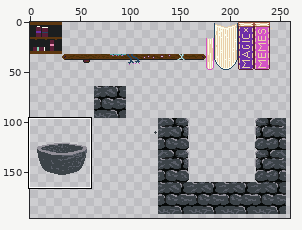
Pixel-art file -- assets/Platforms.aseprite. Above: a wide view before the commit, with the close-up outlined.
Close-up. Old version:
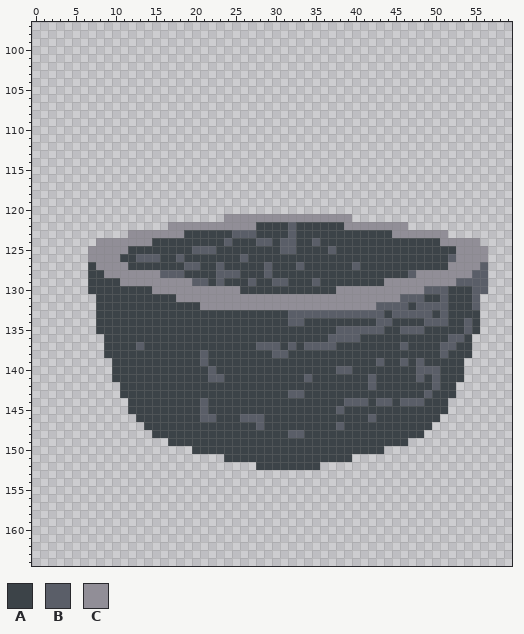
320x320 pixels, 1 frame. Shown: x 0..59, y 97..164. The wide view leaves out empty margins.
Visible layers, top first: "Layer 1", "Tilemap 2".
Palette (. is transparent): A #3c4348  B #5a5e68  C #918e97
Pixels before (only the part around the change), first column x 0:
 97 ............................................................
 98 ............................................................
 99 ............................................................
100 ............................................................
101 ............................................................
102 ............................................................
103 ............................................................
104 ............................................................
105 ............................................................
106 ............................................................
107 ............................................................
108 ............................................................
109 ............................................................
110 ............................................................
111 ............................................................
112 ............................................................
113 ............................................................
114 ............................................................
115 ............................................................
116 ............................................................
117 ............................................................
118 ............................................................
119 ............................................................
120 ............................................................
121 ........................CCCCCCCCCCCCCCCC....................
122 .................CCCCCCCCCCCAAAABAAAAAACCCCCCCC.............
123 ............CCCCCCCAAAAAABBBAAAABAAAAAAAAAAAACCCCCCC........
124 ........CCCCCCCAAAAAAAAABAAABBABBAABAAAAAAAAAAAAAAACCCCC....
125 .......CCCCCAAAAAAAABBBAAAAAAAABBAAAABAAAAAAAAAAAAAAACCCC...
126 .......CCCCAABBBAABAAAAAAABAAAAAAAAAAAAAAAAAAAAAAAAABCCCC...
127 .......ACCCCAAAAAAABBAABAAAAABAAABAAAAAABAAAAAAAAAAACCCCB...
128 .......AACCCCCCCBBBAAAABBBAAABAAAAAAAAAAAAAAAAABCCCCCCCBB...
129 .......AAAACCCCCCCCCBBABAAABAABBAAABAAAAAAAACCCCCCCCCBBBB...
130 .......AAAAAAAACCCCCCCCCCCAAAAAAAAAAAACCCCCCCCCCCBBBAAABB...
131 ........AAAAAAAAAACCCCCCCCCCCCCCCCCCCCCCCCCCCCBBBAABAAAB....
132 ........AAAAAAAAAAAAACCCCCCCCCCCCCCCCCCCCCCBBBBABBBBAAAB....
133 ........AAAAAAAAAAAAAAAAAAAAAAAABBBBBBBBBBBBABBBBBABAAAA....
134 ........AAAAAAAAAAAAAAAAAAAAAAAABBAAAAAAAAABBAAAABBBAABA....
135 ........AAAAAAAAAAAAAAAAAAAAAAAAAAAAAABBBBBBAABBBAAAAABA....
136 .........AAAAAAAAAAAAAAAAAAAAAAAAAAAABBBBAAAAAAAAAAABBA.....
137 .........AAAABAAAAAAAAAAAAAABBBABABBBBAAAAAAAABAAAABBAA.....
138 .........AAAAAAAAAAAABAAAAAAAABBAAAAAAAAAAAAAAAAAAABAAA.....
139 ..........AAAAAAAAAAABAAAAAAAAAAAAAAAAAAAAABAABABAAAAA......
140 ..........AAAAAAAAAAAABAAAAAAAAAAAAAAABBAAAAAAAABBBAAA......
141 ..........AAAAAAAAAAAABBAAAAAAAAAABAAAAAAABAAAAABABAAA......
142 ...........AAAAAAAAAAAAAAAAAAAAAAAAAAAAAAABAAAAAAABAA.......
143 ...........AAAAAAAAAAAAAAAAAAAAABBAAAAAAAAAAAAAAABAAA.......
144 ............AAAAAAAAABAAAAAAAAAAAAAAAAABBBABBABBBAAA........
145 ............AAAAAAAAABAAAAAAAAAAAAAAAABAAAAAAAAAAAAA........
146 .............AAAAAAAABBAAABBBAAAAAAAAAAAAABAAAAAAAA.........
147 ..............AAAAAAAAAAAAAABAAAAAAAAABAAAAAAAAAAA..........
148 ...............AAAAAAAAAAAAAAAAABBAAAAAAAAAAAAAAA...........
149 .................AAAAAAAAAAAAAAAAAAAAAAAAAAAAAA.............
150 ....................AAAAAAAAAAAAAAAAAAAAAAAA................
151 ........................AAAAAAAAAAAAAAAA....................
152 ............................AAAAAAAA........................
153 ............................................................
154 ............................................................
155 ............................................................
156 ............................................................
157 ............................................................
158 ............................................................
159 ............................................................
160 ............................................................
161 ............................................................
162 ............................................................
163 ............................................................
164 ............................................................
Now the later version:
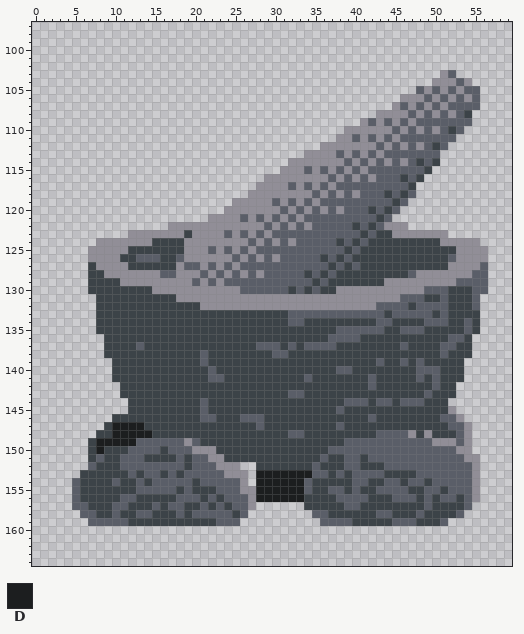
Colours new in this view: D #1c1e1f
Commit: Mortar and pestle
The exact change:
layer "Layer 2" added
Changed rows in their new state; - is an unchanged pixel.
Layer "Layer 2":
first column x 18:
103 ---------------------------------CB---
104 --------------------------------CCCBC-
105 ------------------------------BCBCBCBB
106 ----------------------------CCCBCBCBCB
107 ---------------------------CBCBCBCBBBB
108 -------------------------CCCCBCBCBCBA-
109 -----------------------CBCBCBCBBBBBBB-
110 ---------------------CCCCCCBCBCBCBAB--
111 --------------------CCBCBCBCBBBBBBB---
112 ------------------CCCCCCCBCBCBCBAB----
113 ----------------CCCCBCBCBCBBBBBBB-----
114 --------------CCCCCCCBCBCBCBCBABA-----
115 -------------CCCBCBCBCBCBBBBBBBA------
116 -----------CCCCCCCCBCBCBCBBBABA-------
117 ----------CCCCBCBCBCBBBBBBBBBA--------
118 ---------CCCCCCCCBCBCBCBBBABAB--------
119 -------CCCCCBCBCBCBBBBBBBBBAB---------
120 ------CCCCCCCBCBCBCBCBBBABAB----------
121 ----CC--B-B-B-B-BBBBBBBBBAB-----------
122 ----------CBCBCBCBBBBBABAB------------
123 --CCCCBC-CBCBB-BBBBBBBB-B-------------
124 -CCCCCCCCBC-C-CBB-BB-B-B--------------
125 -CCC-CBCBCBBB--BBBB-B-B---------------
126 -CCCCCCBCBCBCBBBBB-B-B----------------
127 C--CBCBCBBB-BBB-BBB-B-----------------
128 CCCBC-C-CBC-BBBB-B-B------------------
129 ---CBCBBB-BB--BBBAB-------------------
130 --------BBBBBB-B-B--------------------
first column x 5:
145 -----------------------------------------------C---
146 -----AAA--------------------------------------BBC--
147 ----ADDDD------------------------------------AABBC-
148 ---AADDDDD----------------------------BBBBC-CAAABC-
149 --ADDDDDBBBBBBCB------------------BBBBBBBBBBBCCCBC-
150 --ADAAABBBBABBBCCC--------------BBBBBBBBBBBBBBBBCC-
151 --ABAABBBAAAABABBCC------------B--BBABBBBBBBBBBBBCC
152 --BAAABBBBBBBBABBBCCC---------BAAABBAAABBBBBBBBBBBC
153 -AAAAAABABBABABBBBBCCC-DDDDDDDBBABABBBBAAAABBBBBBBC
154 BAAAABAABABBBBBABBBBBC-DDDDDDBAAAAABBAABBABBABBBBBC
155 BAAAAAAABBBBBABAAABBBCCDDDDDDBAABBABAABBBBAABBABBBC
156 BAAAAABBAAAAABBBABABBBCDDDDDDAAAABBBBAAABBBABABBABC
157 BBAAABBAAABABBAABABABBC------AAAAABBAAAAAAAABAAAAB-
158 -BBAABAABBAAABABBBBBAB--------BBAAAAAABBAAABAAAAB--
159 --BBBBBAAAAAAAAAAABBB----------BBBBAAAAABBBAAAB----
Changed places in both close-ups, as pixel boxes (x1, y1, x2, y2):
changed: (176, 70, 480, 294)
changed: (72, 406, 480, 526)
